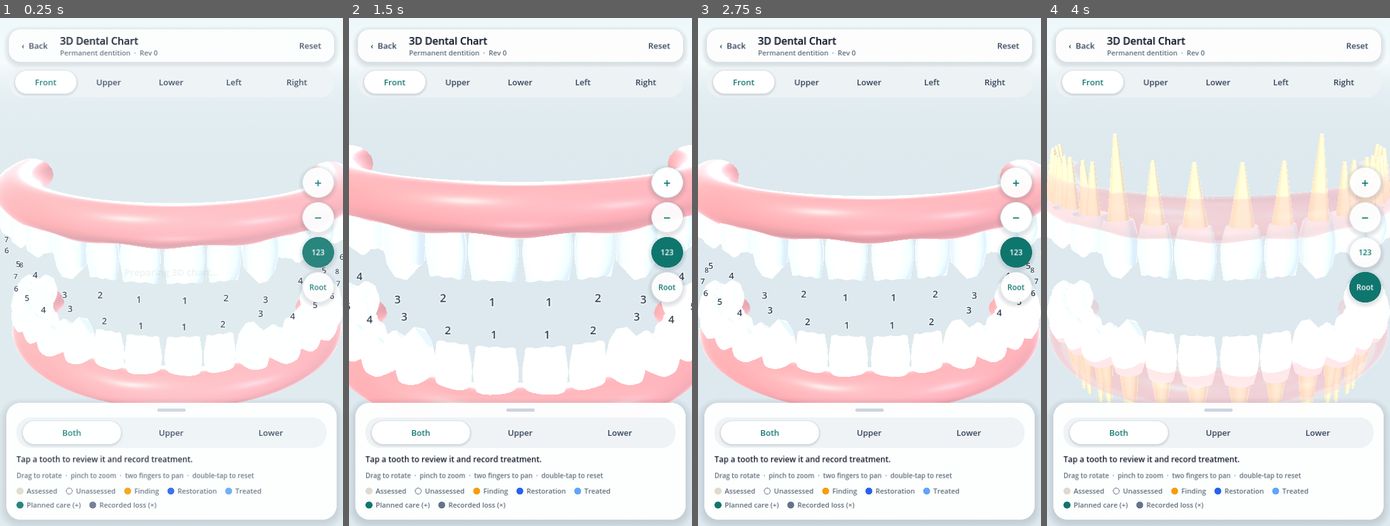
Above: before the commit, frames 1-4 (left to right).
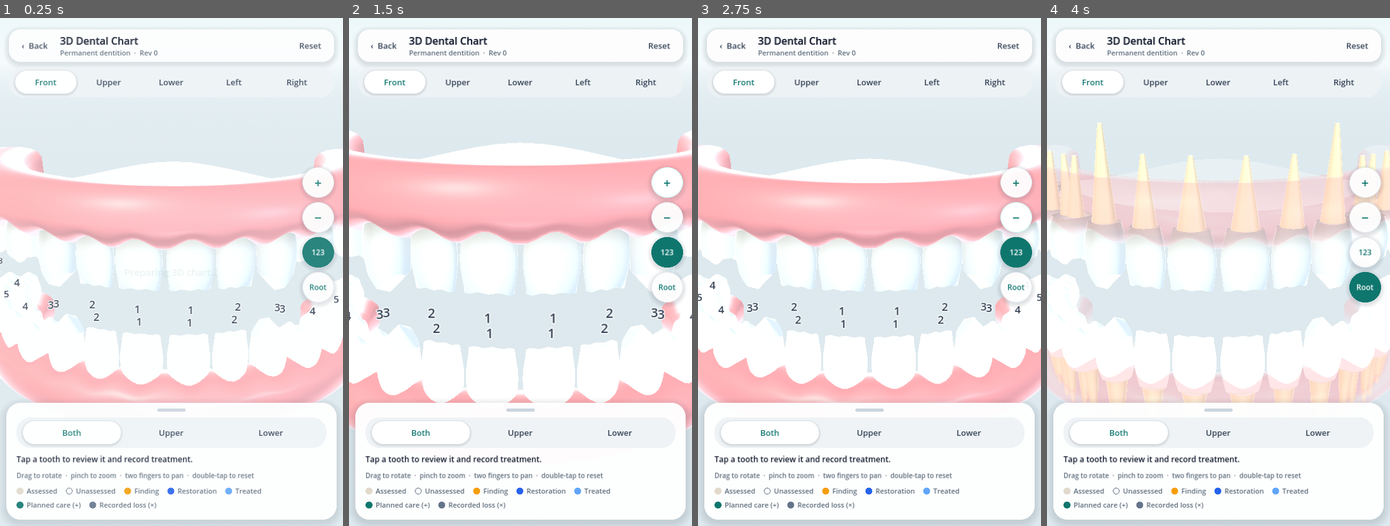
Above: after the commit, the same moments.

Repository: arifincsebuet/Dental
Game: Godot game, scene res://chart.tscn
The game is run twice, just before and just after one commit, with the same random seed, the same clock (stepped at 60 frames per second) and the same inputs.
Inputs:
- Up to frame 1 (0.25 s): no input
- Up to frame 2 (1.5 s): click "Front" at 0.5 s; click "+" at 1.25 s
- Up to frame 3 (2.75 s): click "−" at 2 s
- Up to frame 4 (4 s): click "123" at 2.75 s; click "Root" at 3.5 s

The runs differ from the first frame. In frame 1, 15% of the frame differs, in the area x 0-100%, y 25-76%; in frame 2, 14%; in frame 3, 15%; in frame 4, 13%.

Commit message:
Align profile 3D with the full Godot chart and refine the model
- Shared geometry spec v2: Teeth3DView ports chart.gd constants and
  functions (arch, tooth sizes, collar, crowns, gingiva, colours,
  camera) so both views show the same model.
- Enamel vertex colours: dentin-warm neck, translucent incisal edges,
  gumline occlusion; lingual shovel shape on incisors/canines.
- Surface findings/restorations painted on crowns in Godot too (replaces
  disc markers); planned-care "+" in both.
- Gingiva: alveolar ridge with squarer base, papillae between teeth,
  sulcus shading; domed upper palate.
- Preview lighting: multi-light Blinn-Phong, wrap diffuse, Fresnel rim,
  per-material gloss; camera matches Godot (40° FOV, distance 12).

Co-Authored-By: Claude Opus 5.5 <noreply@anthropic.com>
Claude-Session: https://claude.ai/code/session_01Hf5KScD2RRBUtHr6xsqV5h

Diff:
--- a/app/src/main/assets/chart.gd
+++ b/app/src/main/assets/chart.gd
@@ -20,14 +20,25 @@
 const SURFACES := ["M", "D", "F", "L", "I", "O"]
 
 # --- Arch geometry ----------------------------------------------------------------------------
+# ---- Shared tooth geometry spec v2 ------------------------------------------------------------
+# Teeth3DView.kt (profile preview) ports these constants and functions line for line so both views
+# show the same model. Change them together.
 const ARCH_A := 3.5
 const ARCH_B := 4.1
 const ARCH_SHIFT := 1.9
-const COLLAR := 1.45
+const COLLAR := 1.30
+const DENTIN := Color("ead7b2")
+const TRANSLUCENT := Color("d3e0ea")
+const FINDING := Color("f59e0b")
+const RESTORATION := Color("4f7fe8")
+const TREATED := Color("60a5fa")
+const GUM_DEEP := Color("d4848b")
+const SULCUS := Color("c46d75")
+const PALATE := Color("e3a0a5")
 
 # --- Camera presets: [pitch, yaw, distance, arch filter] --------------------------------------
 const VIEWS := {
-	"Front": [0.0, 0.0, 13.5, "Both"],
+	"Front": [0.0, 0.0, 12.0, "Both"],
 	"Upper": [-1.22, 0.0, 12.0, "Upper"],
 	"Lower": [1.22, 0.0, 12.0, "Lower"],
 	"Left": [0.0, -1.2, 12.5, "Both"],
@@ -47,11 +58,11 @@
 var target := Vector3.ZERO
 var yaw := 0.0
 var pitch := 0.0
-var distance := 13.5
+var distance := 12.0
 var cur_target := Vector3.ZERO
-var cur_yaw := -0.9
-var cur_pitch := 0.35
-var cur_distance := 19.0
+var cur_yaw := -0.6
+var cur_pitch := 0.0
+var cur_distance := 16.0
 var yaw_velocity := 0.0
 var pulse := 0.0
 
@@ -193,8 +204,8 @@
 	if dentition != "primary":
 		build_jaw(1, false, upper, 1.0, 0.0)
 		build_jaw(4, false, lower, 0.96, 0.0)
-		upper.add_child(gum_band(COLLAR, 1.0, 0.0, dentition == "mixed"))
-		lower.add_child(gum_band(-COLLAR, 0.96, 0.0, dentition == "mixed"))
+		upper.add_child(gum_band(COLLAR, 1.0, 0.0, dentition == "mixed", 8))
+		lower.add_child(gum_band(-COLLAR, 0.96, 0.0, dentition == "mixed", 8))
 	if dentition != "permanent":
 		# Mixed dentition keeps two labeled inventories: primary slots occupy an inner
 		# diagrammatic row rather than replacing or silently overlapping successors.
@@ -202,8 +213,8 @@
 		build_jaw(5, true, upper, factor, 0.0)
 		build_jaw(8, true, lower, factor * 0.96, 0.0)
 		if dentition == "primary":
-			upper.add_child(gum_band(COLLAR * 0.92, factor * 0.78, 0.0, false))
-			lower.add_child(gum_band(-COLLAR * 0.92, factor * 0.75, 0.0, false))
+			upper.add_child(gum_band(COLLAR * 0.92, factor * 0.78, 0.0, false, 5))
+			lower.add_child(gum_band(-COLLAR * 0.92, factor * 0.75, 0.0, false, 5))
 
 func build_jaw(first_quadrant: int, primary: bool, parent: Node3D, factor: float, shift: float) -> void:
 	var max_position := 5 if primary else 8
@@ -244,13 +255,15 @@
 			var absent := presence in LOST
 			if not absent or replacement not in ["none", ""]:
 				var color := ENAMEL if state.get("assessment", "not_assessed") == "assessed" else UNKNOWN
-				if presence == "unerupted": color = Color(0.80, 0.87, 0.91, 0.5)
-				if absent and replacement == "implant": color = Color("e9eef2")
-				if state.get("treated", false): color = color.lerp(Color("60a5fa"), 0.22)
+				if presence == "unerupted": color = Color("d5dee5")
+				if absent: color = Color("e9eef2") if replacement == "implant" else Color("f1ecf8")
+				if state.get("treated", false): color = color.lerp(TREATED, 0.22)
+				if not state.get("findings", []).is_empty(): color = color.lerp(FINDING, 0.28)
 				var crown := MeshInstance3D.new()
 				crown.name = "Crown"
-				crown.mesh = crown_mesh(kind, dimensions, sign_y)
-				var crown_material := mat(color)
+				crown.mesh = crown_mesh(kind, dimensions, sign_y, surface_colors(state, color, position <= 3), 1.0 if patient_right else -1.0)
+				var crown_material := mat(Color(1, 1, 1, 0.5) if presence == "unerupted" else Color.WHITE, 0.18)
+				crown_material.vertex_color_use_as_albedo = true
 				crown.material_override = crown_material
 				body.set_meta("crownMaterial", crown_material)
 				body.add_child(crown)
@@ -282,9 +295,36 @@
 func dentition_is_primary_only() -> bool:
 	return chart.get("dentition", "permanent") == "primary"
 
-func crown_mesh(kind: String, size: Vector3, sign_y: float) -> ArrayMesh:
+## Per-surface colours: recorded findings tint amber, restorations blue (same rule as the 2D chart and profile).
+func surface_colors(state: Dictionary, base: Color, anterior: bool) -> Dictionary:
+	var colors := {"base": base}
+	var surfaces: Dictionary = state.get("surfaces", {})
+	for surface in ["M", "D", "F", "L", "I" if anterior else "O"]:
+		var observation: Dictionary = surfaces.get(surface, {})
+		var color := base
+		if not observation.get("restorations", []).is_empty(): color = base.lerp(RESTORATION, 0.72)
+		if not observation.get("findings", []).is_empty(): color = base.lerp(FINDING, 0.78)
+		colors["top" if surface in ["I", "O"] else surface] = color
+	return colors
+
+## Enamel shading baked into vertex colours: warmer dentin at the neck, soft occlusion at the gumline
+## and translucent incisal edges on front teeth.
+func enamel(color: Color, level: float, kind: String) -> Color:
+	var result := color.lerp(DENTIN, 0.30 * pow(1.0 - level, 2.0))
+	if kind in ["incisor", "canine"]: result = result.lerp(TRANSLUCENT, 0.42 * pow(level, 5.0))
+	var occlusion := 0.80 + 0.20 * clampf(level / 0.35, 0.0, 1.0)
+	return Color(result.r * occlusion, result.g * occlusion, result.b * occlusion, 1.0)
+
+func side_surface(angle: float, mesial_sign: float) -> String:
+	var c := cos(angle)
+	var s := sin(angle)
+	if abs(s) >= abs(c): return "F" if s > 0 else "L"
+	return "M" if (c > 0) == (mesial_sign > 0) else "D"
+
+func crown_mesh(kind: String, size: Vector3, sign_y: float, colors: Dictionary = {}, mesial_sign: float = 1.0) -> ArrayMesh:
 	var tool := SurfaceTool.new()
 	tool.begin(Mesh.PRIMITIVE_TRIANGLES)
+	var base: Color = colors.get("base", ENAMEL)
 	var segments := 40
 	var levels := 10
 	var half_x := size.x * 0.5
@@ -300,7 +340,12 @@
 			var p1 := crown_side(b, low, half_x, half_z, size.y, exponent, kind, sign_y)
 			var p2 := crown_side(a, high, half_x, half_z, size.y, exponent, kind, sign_y)
 			var p3 := crown_side(b, high, half_x, half_z, size.y, exponent, kind, sign_y)
-			for vertex in [p0, p2, p1, p1, p2, p3]:
+			var face: Color = colors.get(side_surface((a + b) * 0.5, mesial_sign), base)
+			var levels_of := [low, high, low, low, high, high]
+			var corners := [p0, p2, p1, p1, p2, p3]
+			for i in range(6):
+				var vertex: Vector3 = corners[i]
+				tool.set_color(enamel(face, levels_of[i], kind))
 				tool.set_normal(Vector3(vertex.x / (half_x * half_x), 0.09 * sign_y, vertex.z / (half_z * half_z)).normalized())
 				tool.add_vertex(vertex)
 	# The occlusal table is a continuous custom surface with cusp and fissure relief.
@@ -312,8 +357,10 @@
 				var x: float = edge.x * polar.x * tip_width(kind)
 				var z: float = edge.y * polar.x * tip_depth(kind)
 				points.append(Vector3(x, top_height(kind, x / half_x, z / half_z) * size.y * sign_y, z))
+			var top: Color = colors.get("top", base)
 			for index in [0, 1, 2, 2, 1, 3]:
 				var vertex := points[index]
+				tool.set_color(enamel(top, 1.0, kind))
 				var epsilon := 0.006
 				var dx := (top_height(kind, (vertex.x + epsilon) / half_x, vertex.z / half_z) - top_height(kind, (vertex.x - epsilon) / half_x, vertex.z / half_z)) * size.y / (2.0 * epsilon)
 				var dz := (top_height(kind, vertex.x / half_x, (vertex.z + epsilon) / half_z) - top_height(kind, vertex.x / half_x, (vertex.z - epsilon) / half_z)) * size.y / (2.0 * epsilon)
@@ -339,8 +386,13 @@
 	var depth: float = lerpf(belly, tip_depth(kind), pow(level, 4.0))
 	var x := edge.x * width
 	var z := edge.y * depth
+	# Front teeth: shovel-shaped lingual surface with a cingulum near the neck.
+	if z < 0.0 and kind in ["incisor", "canine"]: z *= lingual_profile(level)
 	var top := top_height(kind, edge.x * tip_width(kind) / half_x, edge.y * tip_depth(kind) / half_z)
 	return Vector3(x, level * top * height * sign_y, z)
+
+func lingual_profile(level: float) -> float:
+	return 1.0 - 0.20 * sin(PI * level) * clampf((level - 0.12) / 0.25, 0.0, 1.0)
 
 func top_height(kind: String, x: float, z: float) -> float:
 	if kind == "incisor":
@@ -356,43 +408,85 @@
 	if kind == "molar": base -= 0.035 * exp(-x * x * 70.0)
 	return base
 
-## Gingiva: a soft tube following the arch with scalloped papillae toward the teeth.
-func gum_band(height: float, factor: float, shift: float, wide: bool) -> MeshInstance3D:
+## Interdental papilla weight for an arch angle: 1 between neighbouring teeth, 0 at a tooth centre.
+func papilla(angle: float, max_position: int) -> float:
+	return 0.5 + 0.5 * cos(TAU * (abs(angle) * float(max_position) / 1.62 - 0.05))
+
+## Gingiva: a tube following the arch, wider over the molars, hugging the teeth with a scalloped
+## margin whose papillae sit exactly between neighbouring teeth.
+func gum_band(height: float, factor: float, shift: float, wide: bool, max_position: int = 8) -> MeshInstance3D:
 	var tool := SurfaceTool.new()
 	tool.begin(Mesh.PRIMITIVE_TRIANGLES)
-	var sections := 120
+	var sections := 140
 	var rings := 18
-	var radius_x := (0.78 if wide else 0.50) * factor
-	var radius_y := 0.30 * factor + 0.06
-	var inner := -0.22 * factor if wide else 0.0
+	var radius_y := 0.24 * factor + 0.04
+	var inner := -0.20 * factor if wide else 0.0
 	var up := 1.0 if height > 0 else -1.0
-	var center_y := height + up * 0.14
+	var center_y := height + up * (radius_y - 0.12)
 	for section in range(sections):
 		for ring in range(rings):
 			var vertices: Array[Vector3] = []
 			var normals: Array[Vector3] = []
+			var colors: Array[Color] = []
 			for point in [Vector2(section, ring), Vector2(section + 1, ring), Vector2(section, ring + 1), Vector2(section + 1, ring + 1)]:
 				var angle: float = -1.70 + point.x / float(sections) * 3.40
 				var cross_angle: float = point.y / float(rings) * TAU
+				var radius_x: float = ((0.72 if wide else 0.44) + 0.20 * clampf(abs(angle) / 1.4, 0.0, 1.0)) * factor
 				var outward := Vector3(sin(angle) / ARCH_A, 0, cos(angle) / ARCH_B).normalized()
 				var center := Vector3(sin(angle) * ARCH_A * factor, center_y, (cos(angle) * ARCH_B - ARCH_SHIFT) * factor + shift)
 				var toward_teeth: float = max(0.0, -sin(cross_angle) * up)
-				var papilla := 0.07 * toward_teeth * (0.5 + 0.5 * cos(angle * 16.0 / factor))
-				var offset := outward * (cos(cross_angle) * radius_x + inner) + Vector3.UP * (sin(cross_angle) * (radius_y + papilla))
+				var reach := 0.16 * factor * toward_teeth * papilla(angle, max_position)
+				# Alveolar ridge / model base: the half away from the teeth is taller and squarer.
+				var sn := sin(cross_angle)
+				var cs := cos(cross_angle)
+				var stretch := 1.0
+				if sn * up > 0.0:
+					sn = sign(sn) * pow(abs(sn), 0.45)
+					cs = sign(cs) * pow(abs(cs), 0.7)
+					stretch = 1.9
+				var offset := outward * (cs * radius_x + inner) + Vector3.UP * (sn * radius_y * stretch - up * reach)
 				vertices.append(center + offset)
-				normals.append((outward * cos(cross_angle) + Vector3.UP * sin(cross_angle)).normalized())
+				normals.append((outward * cs / radius_x + Vector3.UP * sn / (radius_y * stretch)).normalized())
+				colors.append(GUM.lerp(GUM_DEEP, max(0.0, sin(cross_angle) * up) * 0.6).lerp(SULCUS, 0.35 * pow(toward_teeth, 4.0)))
 			for index in [0, 2, 1, 1, 2, 3]:
+				tool.set_color(colors[index])
 				tool.set_normal(normals[index])
 				tool.add_vertex(vertices[index])
+	if up > 0.0: add_palate(tool, center_y, factor, shift, wide)
 	var mesh := MeshInstance3D.new()
 	mesh.name = "Gingiva"
 	mesh.mesh = tool.commit()
-	var gum_material := mat(GUM, 0.42)
-	gum_material.rim = 0.4
+	var gum_material := mat(Color.WHITE, 0.45)
+	gum_material.vertex_color_use_as_albedo = true
+	gum_material.rim = 0.35
 	gum_material.rim_tint = 0.2
 	mesh.material_override = gum_material
 	gum_materials.append(gum_material)
 	return mesh
+
+## Domed palate closing the upper arch (visible in the upper occlusal view).
+func add_palate(tool: SurfaceTool, center_y: float, factor: float, shift: float, wide: bool) -> void:
+	var sections := 70
+	var rows := 8
+	# Interior of the arch only, rising gently (smoothstep) so no edge shows behind the molars.
+	var peak := center_y + 0.42 * factor
+	for section in range(sections):
+		for row in range(rows):
+			var quad: Array[Vector3] = []
+			for point in [Vector2(section, row), Vector2(section + 1, row), Vector2(section, row + 1), Vector2(section + 1, row + 1)]:
+				var angle: float = -1.35 + point.x / float(sections) * 2.70
+				var t: float = point.y / float(rows)
+				var radius_x: float = ((0.72 if wide else 0.44) + 0.20 * clampf(abs(angle) / 1.4, 0.0, 1.0)) * factor
+				var outward := Vector3(sin(angle) / ARCH_A, 0, cos(angle) / ARCH_B).normalized()
+				var lingual := Vector3(sin(angle) * ARCH_A * factor, center_y, (cos(angle) * ARCH_B - ARCH_SHIFT) * factor + shift) + outward * (-radius_x + (-0.20 * factor if wide else 0.0))
+				var middle := Vector3(0, peak, lingual.z)
+				var p := lingual.lerp(middle, t)
+				p.y = lerpf(center_y, peak, t * t * (3.0 - 2.0 * t))
+				quad.append(p)
+			for index in [0, 2, 1, 1, 2, 3]:
+				tool.set_color(PALATE)
+				tool.set_normal(Vector3.DOWN)
+				tool.add_vertex(quad[index])
 
 func add_roots(body: Node3D, kind: String, size: Vector3, sign_y: float, is_upper: bool) -> void:
 	var root_group := Node3D.new()
@@ -471,45 +565,19 @@
 	result.emission_energy_multiplier = 0.35
 	return result
 
+## Findings and restorations are painted on the crown surfaces (vertex colours). Open care gets a "+".
 func add_state_markers(body: Node3D, state: Dictionary, size: Vector3, sign_y: float) -> void:
-	var surfaces: Dictionary = state.get("surfaces", {})
-	for surface in surfaces:
-		if surface not in SURFACES: continue
-		var observation: Dictionary = surfaces[surface]
-		var findings: Array = observation.get("findings", [])
-		var restorations: Array = observation.get("restorations", [])
-		if findings.is_empty() and restorations.is_empty(): continue
-		var anchor := face_anchor(body, surface)
-		var normal := anchor - Vector3(0, size.y * sign_y * 0.45, 0)
-		if surface in ["I", "O"]: normal = Vector3.UP * sign_y
-		normal = normal.normalized()
-		for index in range(2):
-			if (index == 0 and findings.is_empty()) or (index == 1 and restorations.is_empty()): continue
-			var marker := MeshInstance3D.new()
-			var sphere := SphereMesh.new()
-			sphere.radius = 0.12 * size.x / 0.72
-			sphere.height = sphere.radius * 2.0
-			sphere.radial_segments = 20
-			sphere.rings = 10
-			marker.mesh = sphere
-			marker.scale = Vector3(1, 0.16, 1)
-			marker.quaternion = Quaternion(Vector3.UP, normal)
-			var both := not findings.is_empty() and not restorations.is_empty()
-			var lateral := (0.09 if index == 1 else -0.09) if both else 0.0
-			marker.position = anchor + normal * 0.02 + Vector3(lateral, 0, 0)
-			marker.material_override = glow(AMBER if index == 0 else BLUE)
-			body.add_child(marker)
-	if not state.get("findings", []).is_empty() or not state.get("treatmentStates", []).is_empty():
-		var badge := Label3D.new()
-		badge.text = "!" if not state.get("findings", []).is_empty() else "+"
-		badge.position = Vector3(0, sign_y * size.y * 0.45, size.z * 0.75)
-		badge.font_size = 56
-		badge.outline_size = 14
-		badge.outline_modulate = Color.WHITE
-		badge.pixel_size = 0.0045
-		badge.modulate = AMBER if badge.text == "!" else TEAL
-		badge.billboard = BaseMaterial3D.BILLBOARD_ENABLED
-		body.add_child(badge)
+	if state.get("treatmentStates", []).is_empty(): return
+	var badge := Label3D.new()
+	badge.text = "+"
+	badge.position = Vector3(0, -sign_y * 0.05, 0.42)
+	badge.font_size = 56
+	badge.outline_size = 14
+	badge.outline_modulate = Color.WHITE
+	badge.pixel_size = 0.0045
+	badge.modulate = TEAL
+	badge.billboard = BaseMaterial3D.BILLBOARD_ENABLED
+	body.add_child(badge)
 
 # ==============================================================================================
 # Interface
@@ -820,7 +888,7 @@
 			# X-ray look: soften the gingiva so roots are visible inside the bone line.
 			for gum_material in gum_materials:
 				gum_material.transparency = BaseMaterial3D.TRANSPARENCY_ALPHA if show_roots else BaseMaterial3D.TRANSPARENCY_DISABLED
-				gum_material.albedo_color = Color(GUM, 0.32 if show_roots else 1.0)
+				gum_material.albedo_color = Color(1, 1, 1, 0.32 if show_roots else 1.0)
 
 func apply_view(view: String) -> void:
 	if not VIEWS.has(view): return
Not shown, changed: IMPLEMENTATION.md
Not shown, changed: app/src/main/java/com/spala/dental/Teeth3DView.kt
Not shown, changed: app/src/main/java/com/spala/dental/ui/theme/Color.kt
